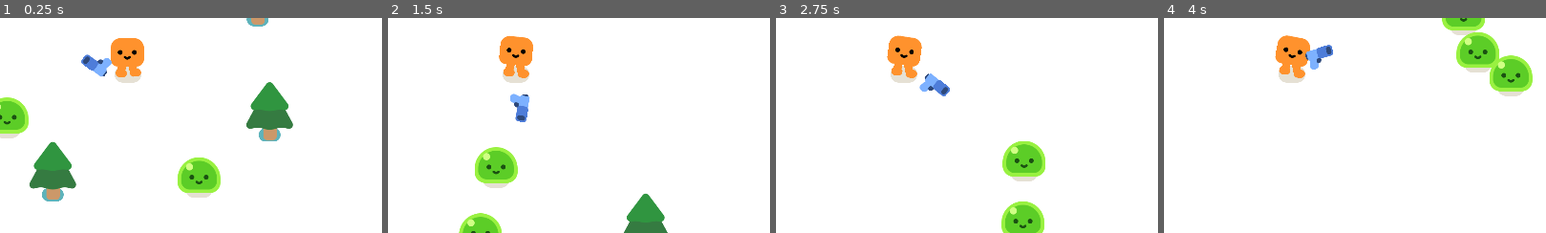
Above: before the commit, frames 1-4 (left to right).
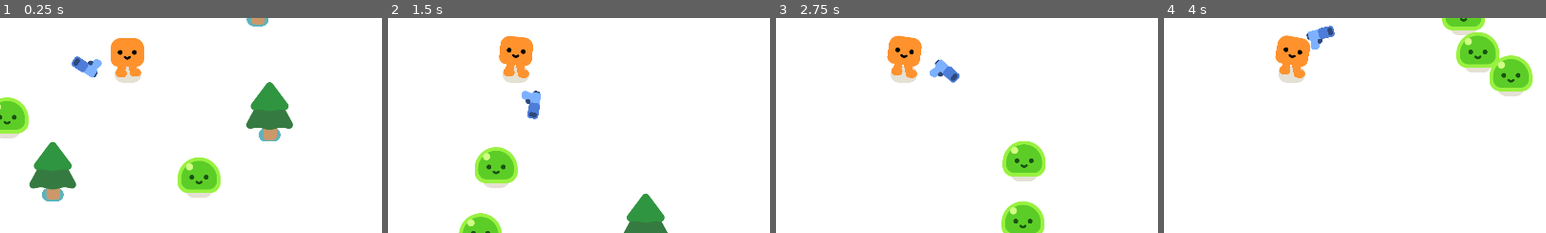
Above: after the commit, the same moments.

Repository: GuroxDG/2d-SurvivorGame-GdQuest
Game: Godot game, scene res://survivor_game.tscn
Two runs of this game, one before a commit and one after it. Both use one fixed random seed, a clock stepped at 60 frames per second and the inputs below.
Inputs:
- Up to frame 1 (0.25 s): no input
- Up to frame 2 (1.5 s): hold W (move_up) from 0.53 s (still down)
- Up to frame 3 (2.75 s): release W (move_up) at 2.03 s; hold A (move_left) from 2.03 s (still down)
- Up to frame 4 (4 s): release A (move_left) at 3.53 s; hold S (move_down) from 3.53 s (still down)
The pictures show only the part of the screen within x 33-83%, y 37-87%; the shares and areas given below are measured in that part.

The runs differ from the first frame. In frame 1, 0.7% of the frame differs, in the area x 18-30%, y 16-28%; in frame 2, 0.8%; in frame 3, 0.9%; in frame 4, 0.9%, in the area x 37-45%, y 3-24%.

Commit message:
update gun move

Diff:
--- a/gun.tscn
+++ b/gun.tscn
@@ -17,7 +17,7 @@
 [node name="WeaponPivot" type="Marker2D" parent="."]
 
 [node name="Pistol" type="Sprite2D" parent="WeaponPivot"]
-position = Vector2(80, -22)
+position = Vector2(88, -52)
 texture = ExtResource("1_2lyvp")
 
 [node name="ShootingPoint" type="Marker2D" parent="WeaponPivot/Pistol"]
--- a/player.tscn
+++ b/player.tscn
@@ -19,3 +19,4 @@
 [node name="Camera2D" type="Camera2D" parent="."]
 
 [node name="Gun" parent="." instance=ExtResource("3_voc4f")]
+position = Vector2(0, -21)
--- a/project.godot
+++ b/project.godot
@@ -76,7 +76,7 @@
 
 config/name="Your First 2D Game With Godot 4: START (GDQuest)"
 run/main_scene="res://survivor_game.tscn"
-config/features=PackedStringArray("4.1", "Forward Plus")
+config/features=PackedStringArray("4.2", "Forward Plus")
 config/icon="res://icon.png"
 
 [display]
